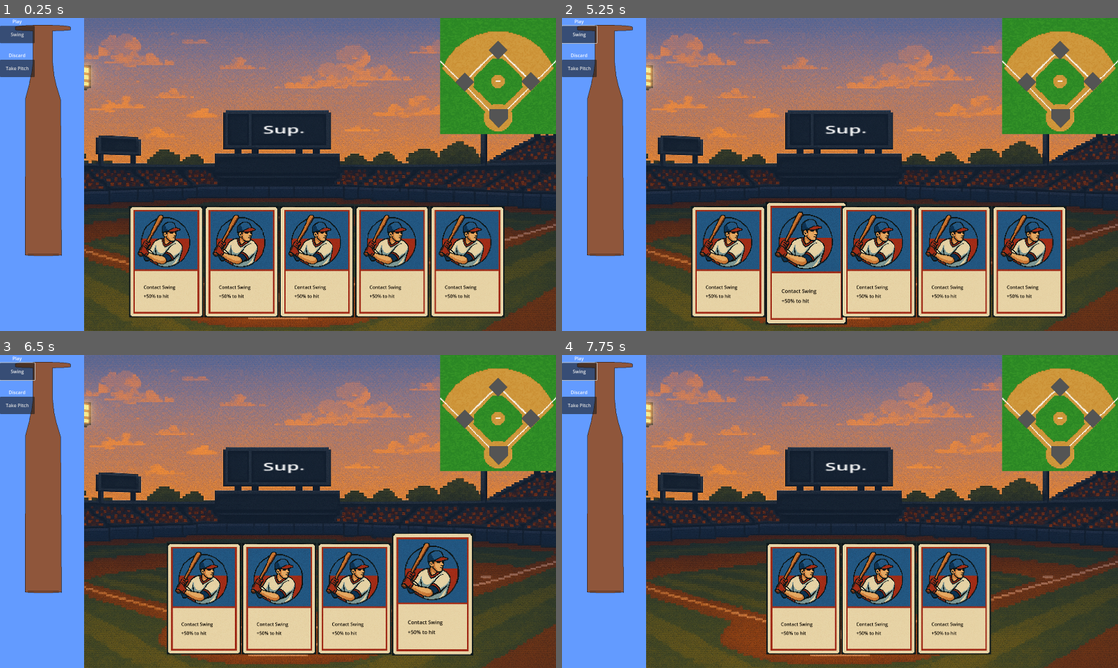
Above: before the commit, frames 1-4 (two rows, left to right).
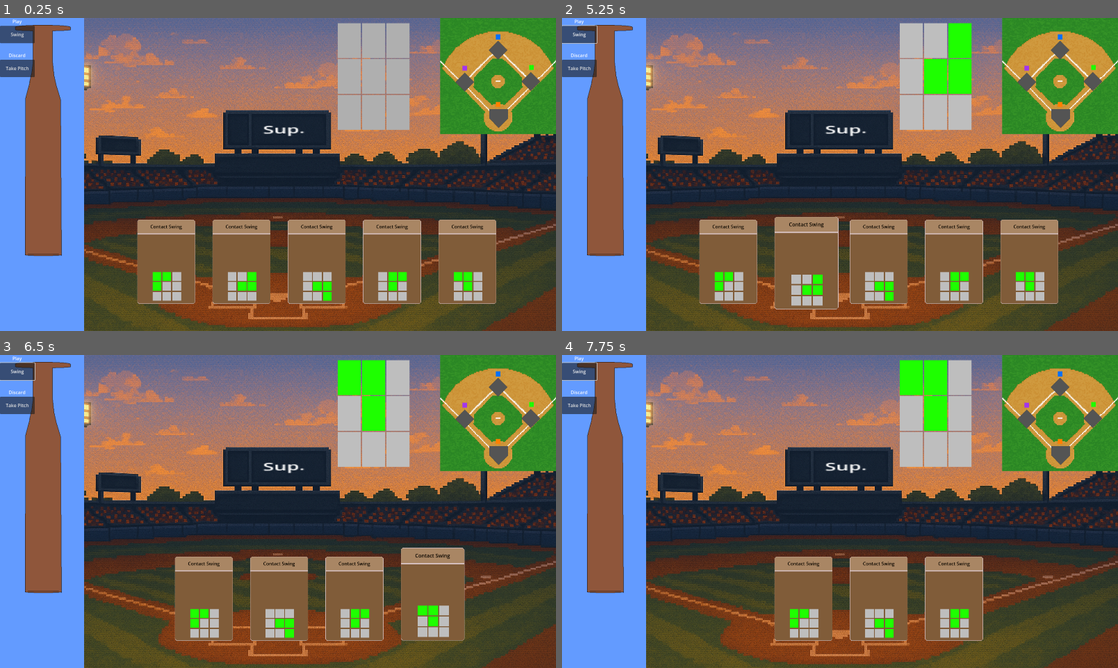
Above: after the commit, the same moments.

Repository: cubsr/batro
Game: Godot game, scene res://Main.tscn
Same seed, same stepped clock (60 frames per second), same inputs: the game is played once before the commit and once after it.
Inputs (mouse positions are in pixels of both pictures, inside the frame that each line leads up to):
- Up to frame 1 (0.25 s): no input
- Up to frame 2 (5.25 s): click "Swing" at 0.5 s; click "Swing" at 1.25 s; click "Swing" at 2 s; tap Enter at 2.75, 4.25 s; move the mouse to (962, 158) at 2.77 s; click (962, 158) at 2.92 s; tap Space at 3.5, 5 s; move the mouse to (728, 190) at 3.52 s; click (728, 190) at 3.67 s; move the mouse to (895, 105) at 4.27 s; click (895, 105) at 4.42 s; move the mouse to (812, 237) at 5.02 s; click (812, 237) at 5.17 s
- Up to frame 3 (6.5 s): tap Enter at 5.75 s; move the mouse to (444, 558) at 5.77 s; click (444, 558) at 5.92 s
- Up to frame 4 (7.75 s): tap Space at 6.5 s; move the mouse to (673, 464) at 6.52 s; click (673, 464) at 6.67 s; move the mouse to (867, 511) at 7.27 s; click (867, 511) at 7.42 s

The runs differ from the first frame. In frame 1, 28% of the frame differs, in the area x 23-96%, y 1-96%; in frame 2, 28%, in the area x 23-96%, y 1-98%; in frame 3, 24%; in frame 4, 18%.

Commit message:
Change to hitBoxes
Changing the hit chance mechanic to hitboxes

Diff:
--- a/Card.tscn
+++ b/Card.tscn
@@ -1,8 +1,8 @@
 [gd_scene load_steps=4 format=3 uid="uid://rrcsvv2vp447"]
 
 [ext_resource type="Script" uid="uid://c2pmbupdd1eor" path="res://card.gd" id="1_hael8"]
+[ext_resource type="Texture2D" uid="uid://cqooewu6x6yap" path="res://CardImages/CardbackV2.png" id="2_21rx5"]
 [ext_resource type="LabelSettings" uid="uid://d2wv2sgac44qa" path="res://Readable.tres" id="2_hael8"]
-[ext_resource type="Texture2D" uid="uid://ly2hnpun3jsm" path="res://CardImages/card3.png" id="3_21rx5"]
 
 [node name="Card" type="Control"]
 custom_minimum_size = Vector2(200, 290)
@@ -34,38 +34,95 @@
 color = Color(0.999999, 0.996903, 0.747954, 1)
 
 [node name="TextureRect" type="TextureRect" parent="."]
-custom_minimum_size = Vector2(256, 384)
+custom_minimum_size = Vector2(200, 290)
 layout_mode = 1
 anchors_preset = 15
 anchor_right = 1.0
 anchor_bottom = 1.0
 grow_horizontal = 2
 grow_vertical = 2
-texture = ExtResource("3_21rx5")
+texture = ExtResource("2_21rx5")
 expand_mode = 5
 
-[node name="TextBox" type="VBoxContainer" parent="."]
-layout_mode = 1
-anchors_preset = -1
-anchor_right = 1.0
-anchor_bottom = 1.0
-offset_left = 22.0
-offset_top = 225.0
-offset_right = -23.0
-offset_bottom = -20.0
-grow_horizontal = 2
-grow_vertical = 2
+[node name="SwingGrid" type="GridContainer" parent="."]
+layout_mode = 0
+offset_left = 53.0
+offset_top = 181.0
+offset_right = 152.0
+offset_bottom = 279.0
+columns = 3
 
-[node name="Title" type="Label" parent="TextBox"]
+[node name="topLeft" type="ColorRect" parent="SwingGrid"]
+custom_minimum_size = Vector2(30, 30)
 layout_mode = 2
+mouse_filter = 2
+color = Color(0.687215, 0.687215, 0.687215, 1)
+
+[node name="topMiddle" type="ColorRect" parent="SwingGrid"]
+custom_minimum_size = Vector2(30, 30)
+layout_mode = 2
+mouse_filter = 2
+color = Color(0.686275, 0.686275, 0.686275, 1)
+
+[node name="topRight" type="ColorRect" parent="SwingGrid"]
+custom_minimum_size = Vector2(30, 30)
+layout_mode = 2
+mouse_filter = 2
+color = Color(0.686275, 0.686275, 0.686275, 1)
+
+[node name="midLeft" type="ColorRect" parent="SwingGrid"]
+custom_minimum_size = Vector2(30, 30)
+layout_mode = 2
+mouse_filter = 2
+color = Color(0.686275, 0.686275, 0.686275, 1)
+
+[node name="midMid" type="ColorRect" parent="SwingGrid"]
+custom_minimum_size = Vector2(30, 30)
+layout_mode = 2
+mouse_filter = 2
+color = Color(0.686275, 0.686275, 0.686275, 1)
+
+[node name="midRight" type="ColorRect" parent="SwingGrid"]
+custom_minimum_size = Vector2(30, 30)
+layout_mode = 2
+mouse_filter = 2
+color = Color(0.686275, 0.686275, 0.686275, 1)
+
+[node name="botLeft" type="ColorRect" parent="SwingGrid"]
+custom_minimum_size = Vector2(30, 30)
+layout_mode = 2
+mouse_filter = 2
+color = Color(0.686275, 0.686275, 0.686275, 1)
+
+[node name="botMid" type="ColorRect" parent="SwingGrid"]
+custom_minimum_size = Vector2(30, 30)
+layout_mode = 2
+mouse_filter = 2
+color = Color(0.686275, 0.686275, 0.686275, 1)
+
+[node name="botRight" type="ColorRect" parent="SwingGrid"]
+custom_minimum_size = Vector2(30, 30)
+layout_mode = 2
+mouse_filter = 2
+color = Color(0.686275, 0.686275, 0.686275, 1)
+
+[node name="Title" type="Label" parent="."]
+layout_mode = 2
+offset_left = 19.0
+offset_top = 12.0
+offset_right = 182.0
+offset_bottom = 35.0
 label_settings = ExtResource("2_hael8")
+horizontal_alignment = 1
 
-[node name="Control" type="Control" parent="TextBox"]
-layout_mode = 2
-
-[node name="Description" type="Label" parent="TextBox"]
+[node name="Description" type="Label" parent="."]
+visible = false
 z_index = 1
 layout_mode = 2
+offset_left = 15.0
+offset_top = 65.0
+offset_right = 188.0
+offset_bottom = 151.0
 label_settings = ExtResource("2_hael8")
 
 [connection signal="mouse_entered" from="." to="." method="_on_mouse_entered"]
--- a/Cards/contact_card.gd
+++ b/Cards/contact_card.gd
@@ -1,9 +1,26 @@
 extends BaseCard
 class_name ContactCard
+var zonesHits: Dictionary = {}
+
 func _ready():
-	super._ready()  # If needed
+	super._ready()
 
-func create_card() -> void:
-	var descString = "+50% to hit"
+func create_card() -> Dictionary:
+	var zonesWithHitTypes := {}
 	var titleString = "Contact Swing"
-	super.set_card_data(titleString, descString, 50,50)
+	var center = randi() % 9
+	zonesWithHitTypes[center] = "Single"
+	var neighbors = super._get_adjacent_indexes(center)
+	neighbors.shuffle()
+
+	for i in range(2):
+		if neighbors.size() > i:
+			zonesWithHitTypes[neighbors[i]] = "Single"
+	super.set_card_data(titleString, "", zonesWithHitTypes)
+	zonesHits = zonesWithHitTypes
+	return zonesWithHitTypes
+
+func create_card_from_values(zonesWithHitTypes: Dictionary) -> void:
+	var titleString = "Contact Swing"
+	zonesHits = zonesWithHitTypes
+	super.set_card_data(titleString, "", zonesWithHitTypes)
--- a/Main.tscn
+++ b/Main.tscn
@@ -144,6 +144,34 @@
 [node name="HomeBase" type="Sprite2D" parent="Bases"]
 position = Vector2(-505, 141)
 texture = ExtResource("6_trn2v")
+
+[node name="FirstColor" type="ColorRect" parent="Bases"]
+offset_left = -400.0
+offset_top = -44.0
+offset_right = -384.0
+offset_bottom = -27.0
+color = Color(0.117647, 1, 0, 1)
+
+[node name="FirstColor2" type="ColorRect" parent="Bases"]
+offset_left = -515.0
+offset_top = 83.0
+offset_right = -499.0
+offset_bottom = 100.0
+color = Color(1, 0.501961, 0, 1)
+
+[node name="FirstColor3" type="ColorRect" parent="Bases"]
+offset_left = -630.0
+offset_top = -42.0
+offset_right = -614.0
+offset_bottom = -25.0
+color = Color(0.639216, 0.207843, 0.933333, 1)
+
+[node name="FirstColor4" type="ColorRect" parent="Bases"]
+offset_left = -515.0
+offset_top = -149.0
+offset_right = -499.0
+offset_bottom = -132.0
+color = Color(0, 0.439216, 1, 1)
 
 [node name="Outcome" type="Label" parent="."]
 layout_mode = 0
@@ -169,4 +197,66 @@
 text = "Sup."
 fit_content = true
 
+[node name="SwingGrid" type="GridContainer" parent="."]
+custom_minimum_size = Vector2(240, 360)
+offset_left = 1166.0
+offset_top = 18.0
+offset_right = 1429.0
+offset_bottom = 386.0
+columns = 3
+
+[node name="topLeft" type="ColorRect" parent="SwingGrid"]
+custom_minimum_size = Vector2(80, 120)
+layout_mode = 2
+mouse_filter = 2
+color = Color(0.687215, 0.687215, 0.687215, 1)
+
+[node name="topMiddle" type="ColorRect" parent="SwingGrid"]
+custom_minimum_size = Vector2(80, 30)
+layout_mode = 2
+mouse_filter = 2
+color = Color(0.686275, 0.686275, 0.686275, 1)
+
+[node name="topRight" type="ColorRect" parent="SwingGrid"]
+custom_minimum_size = Vector2(80, 30)
+layout_mode = 2
+mouse_filter = 2
+color = Color(0.686275, 0.686275, 0.686275, 1)
+
+[node name="midLeft" type="ColorRect" parent="SwingGrid"]
+custom_minimum_size = Vector2(30, 120)
+layout_mode = 2
+mouse_filter = 2
+color = Color(0.686275, 0.686275, 0.686275, 1)
+
+[node name="midMid" type="ColorRect" parent="SwingGrid"]
+custom_minimum_size = Vector2(30, 30)
+layout_mode = 2
+mouse_filter = 2
+color = Color(0.686275, 0.686275, 0.686275, 1)
+
+[node name="midRight" type="ColorRect" parent="SwingGrid"]
+custom_minimum_size = Vector2(30, 30)
+layout_mode = 2
+mouse_filter = 2
+color = Color(0.686275, 0.686275, 0.686275, 1)
+
+[node name="botLeft" type="ColorRect" parent="SwingGrid"]
+custom_minimum_size = Vector2(30, 120)
+layout_mode = 2
+mouse_filter = 2
+color = Color(0.686275, 0.686275, 0.686275, 1)
+
+[node name="botMid" type="ColorRect" parent="SwingGrid"]
+custom_minimum_size = Vector2(30, 30)
+layout_mode = 2
+mouse_filter = 2
+color = Color(0.686275, 0.686275, 0.686275, 1)
+
+[node name="botRight" type="ColorRect" parent="SwingGrid"]
+custom_minimum_size = Vector2(30, 30)
+layout_mode = 2
+mouse_filter = 2
+color = Color(0.686275, 0.686275, 0.686275, 1)
+
 [connection signal="pressed" from="InfoPanel/VBoxContainer/PlayButton" to="." method="_on_play_button_pressed"]
--- a/card.gd
+++ b/card.gd
@@ -4,40 +4,48 @@
 signal show_popup(title: String, description: String, position: Vector2)
 signal hide_popup()
 
-@onready var titleLable: Label = $TextBox/Title
-@onready var desc: Label = $TextBox/Description
+@onready var titleLable: Label = $Title
+@onready var desc: Label = $Description
 @onready var highlight_overlay: ColorRect = $HighlightOverlay
+@onready var swing_grid = $SwingGrid
 
 
+var zones: Array = []
 var hovered: Tween
 var hovered_scale = Vector2(1.1, 1.1)
 var normal_scale = Vector2(1, 1)
 var lift_offset = Vector2(0, -20)
 var original_position = Vector2()
 var is_selected = false
+signal card_selected()
 
 
 var title := ""
 var description := ""
-var hitChance = 50
-var homerChance = 10
 
 func _ready():
 	hovered = get_tree().create_tween()
 	original_position = position
+	_init_zones()
 	update_ui()
 
-func set_card_data(inputTitle: String, inputDesc: String, inputHit: int, inputHomer: int) -> void:
+
+func set_card_data(inputTitle: String, inputDesc: String, zoneWithRarity: Dictionary) -> void:
 	title = inputTitle
 	description = inputDesc
-	hitChance = inputHit
-	homerChance = inputHomer
+	if !zoneWithRarity.is_empty():
+		highlight_zones(zoneWithRarity)
 	update_ui()
 
+func apply_zone_colors(zoneWithRarity: Dictionary) -> void:
+	highlight_zones(zoneWithRarity)
+
 func update_ui():
-	if titleLable and desc:
+	if titleLable:
 		titleLable.text = title
+	if desc and description != "":
 		desc.text = description
+		desc.visible = true
 
 func _on_mouse_entered():
 	move_to_front()
@@ -65,8 +73,45 @@
 	var tween = create_tween()
 	tween.tween_property(self, "position", target_position, 0.2)
 	emit_signal("hide_popup")
+	emit_signal("card_selected")
 
 func deselect_card():
 	is_selected = false
 	var tween = create_tween()
 	tween.tween_property(self, "position", original_position, 0.2)
+	emit_signal("card_selected")
+
+func _init_zones():
+	for i in range(9):
+		var zone = swing_grid.get_child(i)
+		zones.append(zone)
+		zone.color = Color("gray")
+
+func highlight_zones(zoneWithRarity: Dictionary):
+	var hitTypeColors := {
+	"Single": Color("#1EFF00"),
+	"Double": Color("#0070FF"),
+	"Triple": Color("#A335EE"),
+	"Homer": Color("#FF8000"),
+	"Negative": Color("#FF3B3B")
+	}
+	for zoneIndex in zoneWithRarity.keys():
+		var rarity = zoneWithRarity[zoneIndex]
+		var color = hitTypeColors.get(rarity, Color.WHITE)
+		var zone = $SwingGrid.get_child(zoneIndex)
+		zone.color = color
+
+func _get_adjacent_indexes(index: int) -> Array:
+	var adjacent = []
+	var row = index / 3
+	var col = index % 3
+	for dx in range(-1, 2):
+		for dy in range(-1, 2):
+			if dx == 0 and dy == 0:
+				continue
+			var r = row + dy
+			var c = col + dx
+			if r >= 0 and r < 3 and c >= 0 and c < 3:
+				adjacent.append(r * 3 + c)
+
+	return adjacent
--- a/main.gd
+++ b/main.gd
@@ -5,6 +5,24 @@
 var ContactCardScene = preload("res://Cards/ContactCard.tscn")
 var handSize = 5
 var playerhand
+@onready var main_swing_grid = $SwingGrid
+var hitTypeColors := {
+	"Neutral": Color("gray"),
+	"Single": Color("#1EFF00"),
+	"Double": Color("#0070FF"),
+	"Triple": Color("#A335EE"),
+	"Homer": Color("#FF8000"),
+	"Negative": Color("#FF3B3B")
+	}
+
+var hitTypestoNumber := {
+	"Neutral": 0,
+	"Single": 1,
+	"Double": 2,
+	"Triple": 3,
+	"Homer": 4,
+	"Negative": -1
+	}
 
 @onready var bases = [
 	$Bases/FirstBase,
@@ -13,8 +31,7 @@
 	$Bases/HomeBase
 ]
 
-var deck = [
-]
+var deck := []
 
 func _ready():
 	playerhand = $BottomPanel/PlayerHand
@@ -22,8 +39,10 @@
 	deck.shuffle()
 	for i in range(handSize):
 		var holder = CardHolderScene.instantiate()
-		holder.add_child(deck[0])
+		var card = deck[0]["cardObject"]
+		holder.add_child(card)
 		playerhand.add_child(holder)
+		card.apply_zone_colors(deck[0]["coloredZones"])
 		deck.remove_at(0)
 
 func light_up_base(index: int):
@@ -36,8 +55,13 @@
 		var card = ContactCardScene.instantiate()
 		card.connect("show_popup", Callable($InfoPopup, "show_info"))
 		card.connect("hide_popup", Callable($InfoPopup, "hide_info"))
-		card.create_card()
-		deck.append(card)
+		card.connect("card_selected", Callable(self, "update_main_swing_grid"))
+		var zoneWithHitType = card.create_card()
+		var card_entry = {
+		"cardObject": card,
+		"coloredZones": zoneWithHitType
+		}
+		deck.append(card_entry)
 
 
 
@@ -54,3 +78,30 @@
 	for wrapper in selected_wrappers:
 		playerhand.remove_child(wrapper)
 		wrapper.queue_free()
+
+func update_main_swing_grid():
+	# Reset all zones to gray
+	for i in range(9):
+		main_swing_grid.get_child(i).color = Color("gray")
+
+	# Initialize an array to track summed colors
+	var summed_colors = []
+	for i in range(9):
+		summed_colors.append(0)
+
+	# Go through selected cards
+	for child in playerhand.get_children():
+		for card in child.get_children():
+			if card.is_selected:
+				var card_colors = card.zonesHits
+				for index in card_colors.keys():
+					var hit_type = card_colors[index]
+					summed_colors[index] = summed_colors[index] + hitTypestoNumber[hit_type]
+
+	# Clean up data
+	for i in range(9):
+		if summed_colors[i] < -1:
+			summed_colors[i] = -1
+		elif summed_colors[i] > 4:
+			summed_colors[i] = 4
+		main_swing_grid.get_child(i).color = hitTypeColors[hitTypestoNumber.find_key(summed_colors[i])]
Binary file added: CardImages/CardbackV2.png
Not shown, added: CardImages/CardbackV2.png.import
Binary file added: Cards/CardbackV2.aseprite
Not shown: 1 places in Cards/Powercard.tscn that only renumber resources
